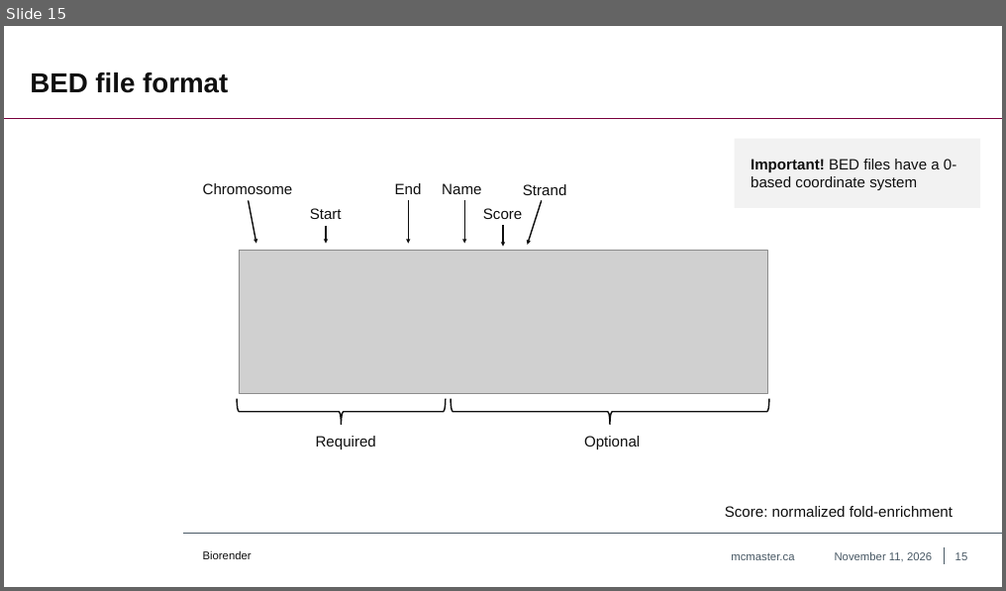
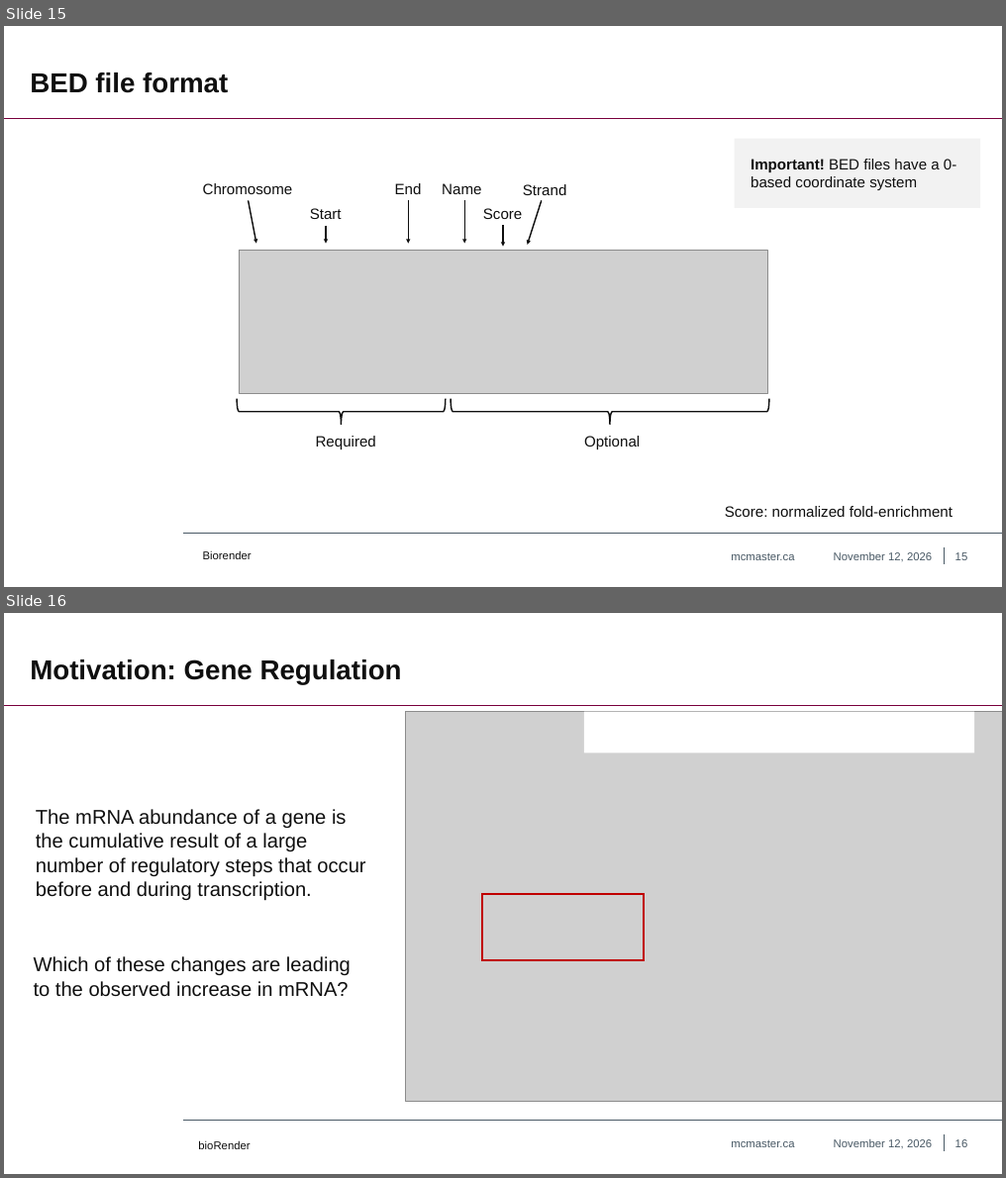
Before and after one commit to khoulahan/Biochem-3BP3, a slide deck: Lectures/Lecture 8 - ChIP-Seq_ATAC-Seq.pptx. Shown one above the other, each under a label of ours: slide 15 before the commit, slides 15 and 16 after it. The pictures are 1006x591 and 1006x1178 pixels, drawn with LibreOffice and Linux fonts; fonts in the diff are those of the drawing; grey boxes stand for pictures; background and template pictures are left out. Boxes give left, top, right and bottom in pixels: in the first picture for what was removed or moved away, otherwise in the second. Text is boxed around its words. In the diff, an @@ line names an element or a change of style, - is before the commit and + after.

```diff
--- a/Lectures/Lecture 8 - ChIP-Seq_ATAC-Seq.pptx
+++ b/Lectures/Lecture 8 - ChIP-Seq_ATAC-Seq.pptx
@@ slide 16 added at (4, 613, 1002, 1174), background #FFFFFF; not listed: 4 template elements that a slide beside it also shows @@
@@ title added at (30, 660, 402, 684), 44 pt, text #0F0F0F, bold @@
+Motivation: Gene Regulation
@@ picture added at (406, 712, 1002, 1101) @@
@@ rectangle added at (584, 712, 974, 754), fill #FFFFFF @@
@@ text added at (36, 809, 365, 901), 32 pt, text #0F0F0F @@
+The mRNA abundance of a gene is the cumulative result of a large number of regulatory steps that occur before and during transcription.
@@ rectangle added at (482, 894, 644, 960), outline #C00000 3 pt @@
@@ text added at (34, 957, 350, 997), 32 pt, text #0F0F0F @@
+Which of these changes are leading to the observed increase in mRNA?
@@ text added at (198, 1141, 250, 1150), 18 pt, text #0F0F0F @@
+bioRender
@@ text added at (834, 1140, 932, 1149), 18 pt, text #495965 @@
+November 12, 2026
@@ page number added at (955, 1140, 968, 1148), 18 pt, text #495965 @@
+16
@@ slide 15 changed as well @@
@@ text at (834, 553, 932, 562): text changed @@
-November 11, 2026
+November 12, 2026
```
Also in this commit, not shown: 30 other slides changed.
